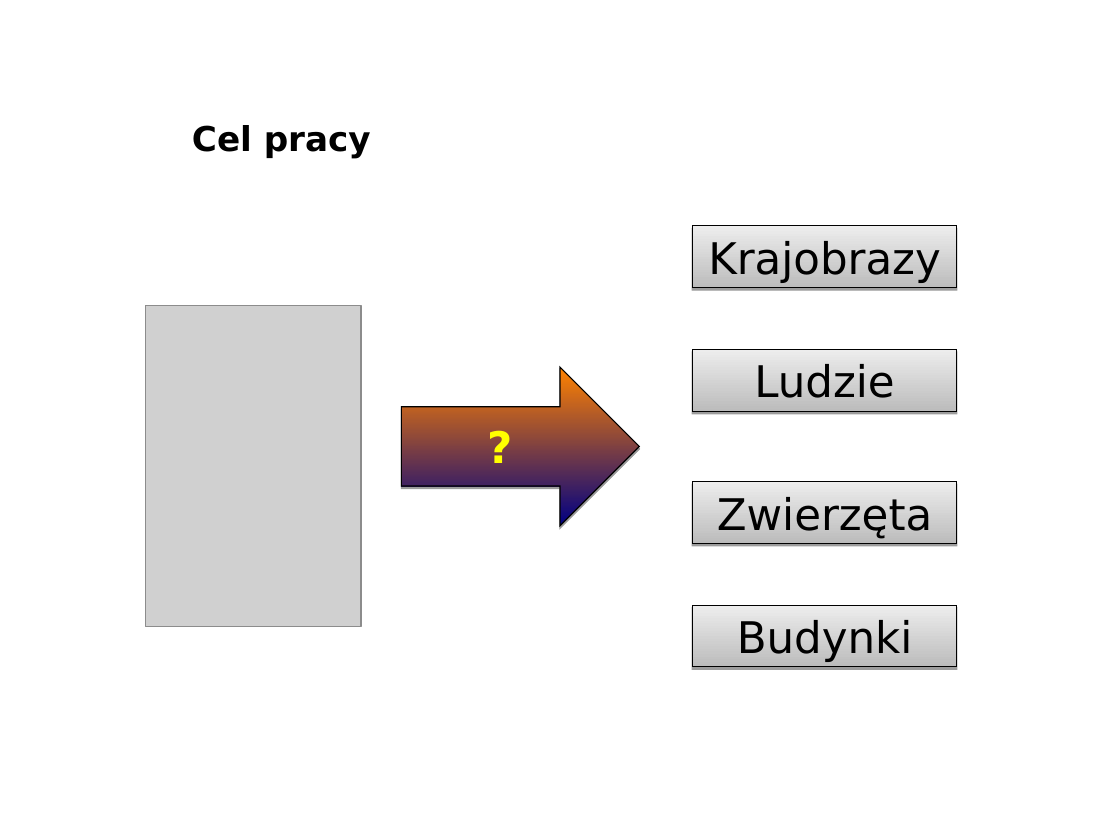
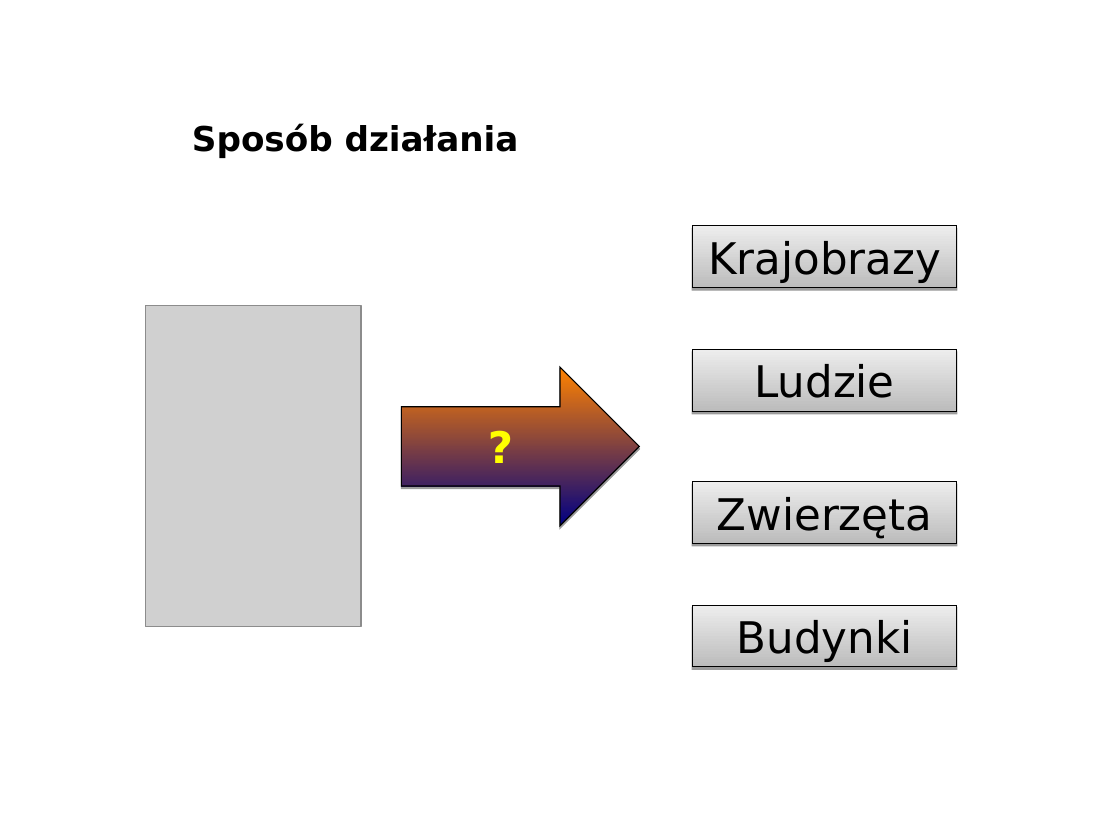
Before and after one commit to michalcichon/praca-magisterska, a slide deck: slide 3 of presentation/prezentacja-obrona.ppt. Drawn at 1120x840 pixels with LibreOffice and Linux fonts; fonts in the diff are those of the drawing; grey boxes stand for pictures; background and template pictures are left out. Boxes give left, top, right and bottom in pixels: in the first picture for what was removed or moved away, otherwise in the second. Text is boxed around its words. In the diff, an @@ line names an element or a change of style, - is before the commit and + after.

```diff
--- a/presentation/prezentacja-obrona.ppt
+++ b/presentation/prezentacja-obrona.ppt
@@ title at <box>192,124,519,158</box>: text changed @@
-Cel pracy
+Sposób działania
```
Also in this commit, not shown: 3 other slides changed, 10 slides added, 1 slide removed.
